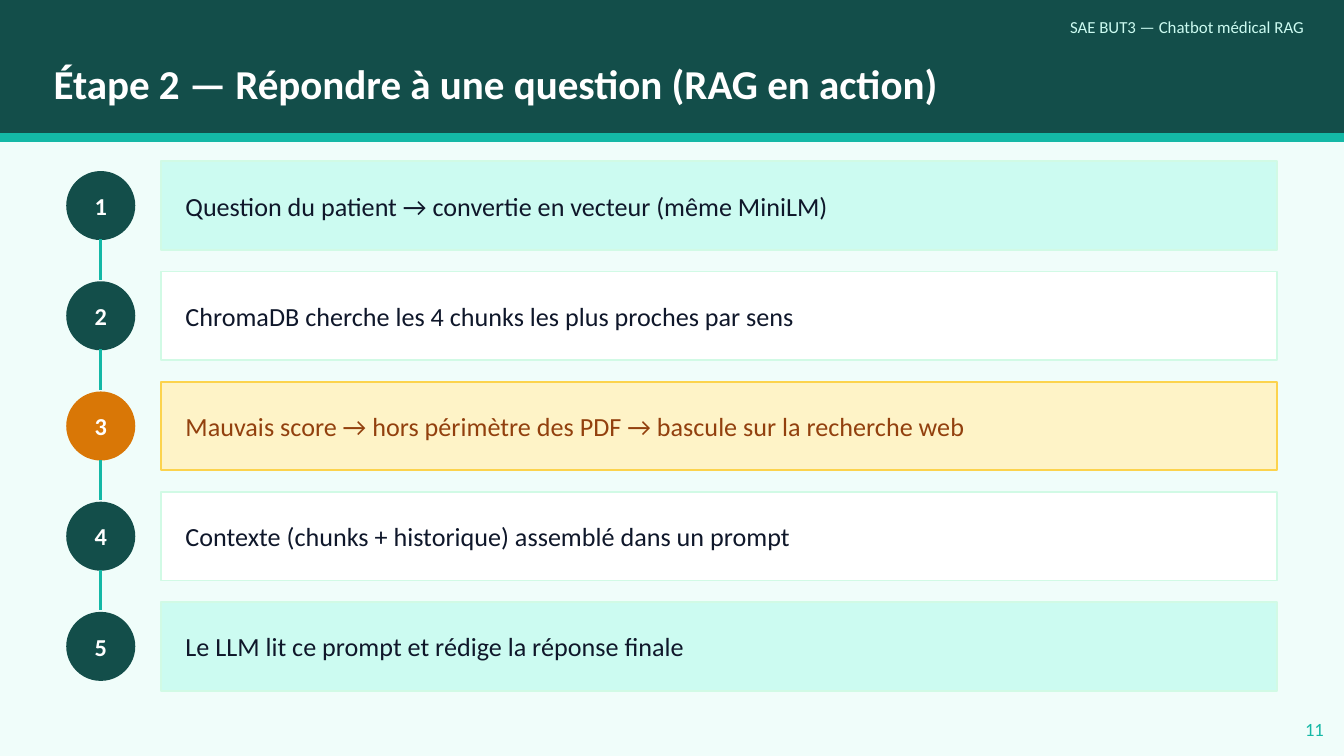
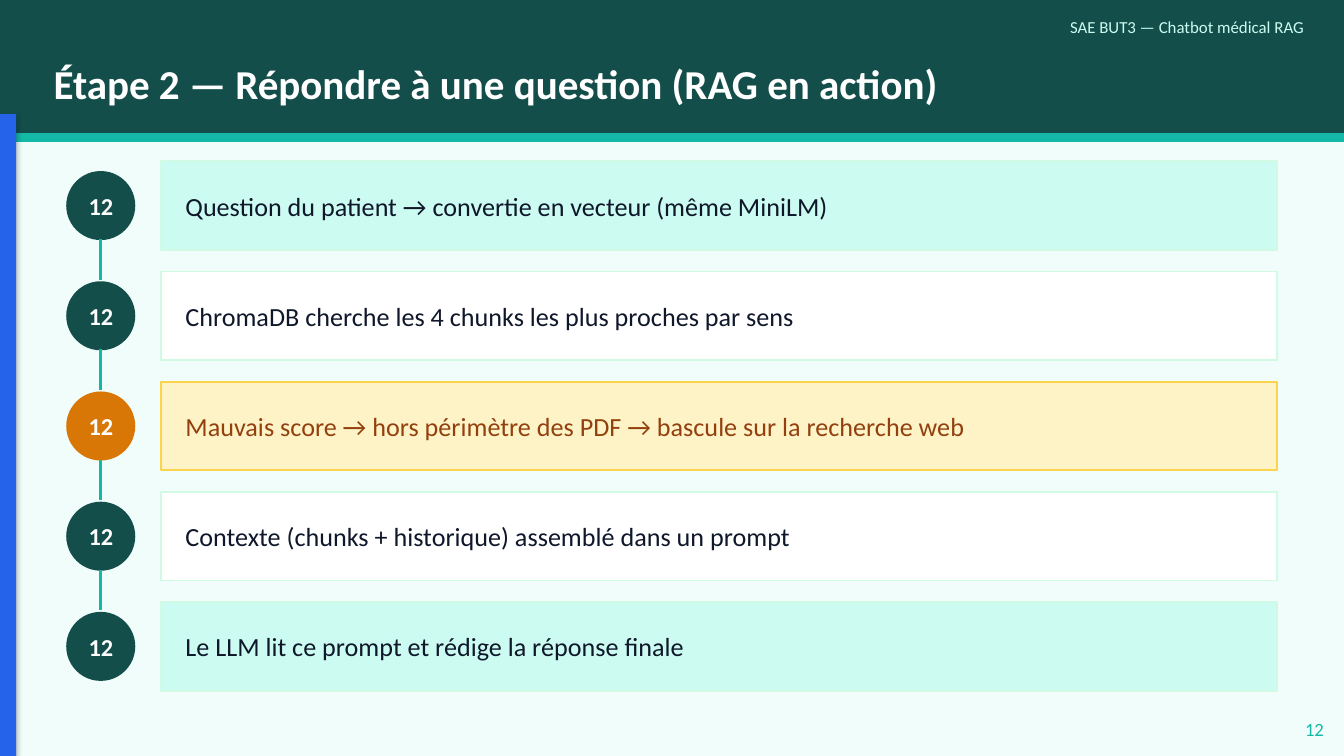
Before and after one commit to YousraWsites/-chatbot-medical-s6, a slide deck: slide 12 of docs/soutenance.pptx. Drawn at 1344x756 pixels with LibreOffice and Linux fonts; fonts in the diff are those of the drawing. Boxes give left, top, right and bottom in pixels: in the first picture for what was removed or moved away, otherwise in the second. Text is boxed around its words. In the diff, an @@ line names an element or a change of style, - is before the commit and + after.

Commit message:
slides: 3 fixes UX (barres par partie + sommaire aligné + wording adouci)
1) Sommaire (slide 2) reconstruit proprement :
   - 5 sections bien alignées en colonnes (numéro 30pt + titre + meta)
   - Section 05 'Conclusion & Questions' qui manquait avant
   - Numéros colorés par partie (teal/bleu/violet/amber/teal-clair)
   - Footer + numéro de page propre

2) Barres verticales colorées par partie sur chaque slide de contenu :
   - Position fixée : sous le header (pas pleine hauteur qui collidait
     avec le header teal foncé et la rendait invisible)
   - Largeur 0.12 inch, hauteur 6.55 inch
   - Couleurs cohérentes avec les slides séparatrices PARTIE :
       * Grace (slides 4-7)   : teal-500 #14b8a6
       * Yousra (slides 9-13) : blue-600 #2563eb
       * Imane (slides 15-18) : violet-600 #7c3aed
       * Yannis (slides 20-26): amber-500 #f59e0b
   Permet de voir instantanément à quelle partie appartient chaque slide.

3) Adouci wording slide 'Pourquoi un LLM tout fait' :
   "La SAE ne demande pas d'inventer un LLM — hors de portée en BUT3."
   → "L'enjeu n'est pas de réinventer un LLM, mais de savoir l'orchestrer."
   Le prof sait très bien ce qu'il a demandé, pas besoin de le rappeler
   de cette façon.

Bonus : numéros de page footer renumérotés selon la position réelle
(après ajout du sommaire, tout était décalé de +1).

```diff
--- a/docs/soutenance.pptx
+++ b/docs/soutenance.pptx
@@ rectangle added at (x1=0, y1=114, x2=16, y2=756), fill #2563EB @@
@@ text at (x1=89, y1=199, x2=114, y2=215): text changed @@
-1
+12
@@ text at (x1=89, y1=309, x2=114, y2=325): text changed @@
-2
+12
@@ text at (x1=89, y1=419, x2=114, y2=435): text changed @@
-3
+12
@@ text at (x1=89, y1=529, x2=114, y2=545): text changed @@
-4
+12
@@ text at (x1=89, y1=640, x2=114, y2=656): text changed @@
-5
+12
@@ text at (x1=1305, y1=724, x2=1324, y2=736): text changed @@
-11
+12
```
Also in this commit, not shown: 21 other slides changed, 1 other file.
